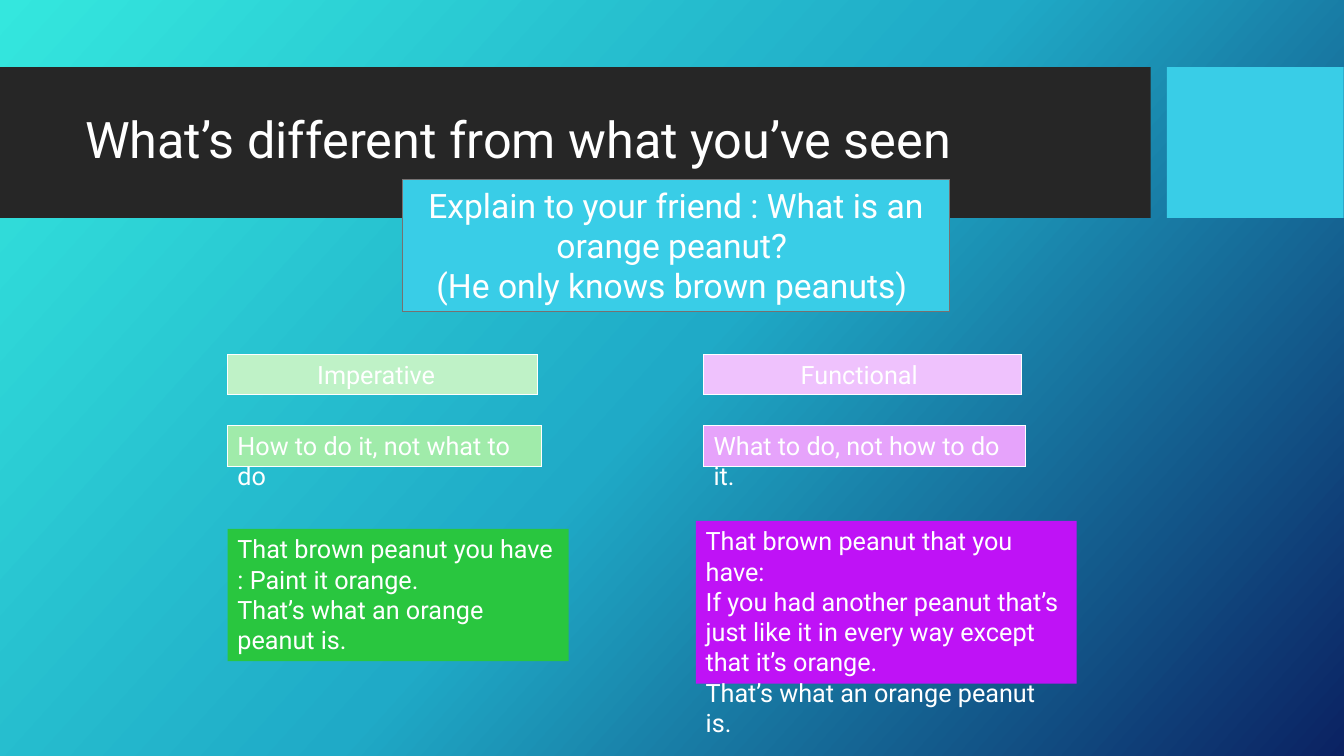
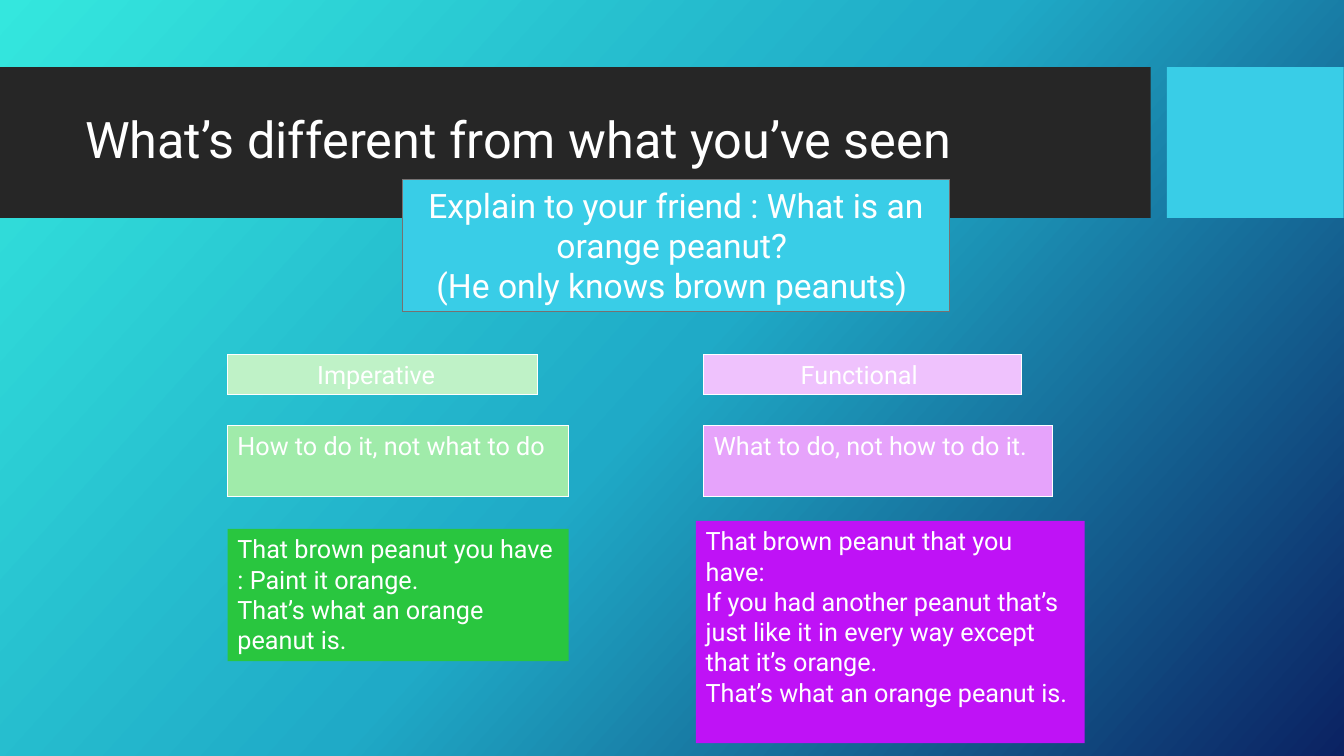
Before and after one commit to Fun-Prog-26/fun-prog-26, a slide deck: slide 5 of topic01-introduction/unit-01a-lectures/talk-2/a-fp-intro.pptx. Drawn at 1344x756 pixels with LibreOffice and Linux fonts; fonts in the diff are those of the drawing; background and template pictures are left out. Boxes give left, top, right and bottom in pixels: in the first picture for what was removed or moved away, otherwise in the second. Text is boxed around its words. In the diff, an @@ line names an element or a change of style, - is before the commit and + after.

```diff
--- a/topic01-introduction/unit-01a-lectures/talk-2/a-fp-intro.pptx
+++ b/topic01-introduction/unit-01a-lectures/talk-2/a-fp-intro.pptx
@@ rectangle "How to do it, not ..." resized from (x1=228, y1=425, x2=541, y2=466) to (x1=228, y1=425, x2=570, y2=497) @@
@@ rectangle "What to do, not how ..." resized from (x1=704, y1=425, x2=1025, y2=466) to (x1=704, y1=425, x2=1054, y2=497) @@
@@ rectangle "That brown peanut that you ..." resized from (x1=696, y1=521, x2=1077, y2=685) to (x1=696, y1=521, x2=1085, y2=744) @@
```
Also in this commit, not shown: 5 other slides changed, 1 slide removed, 4 other files.
